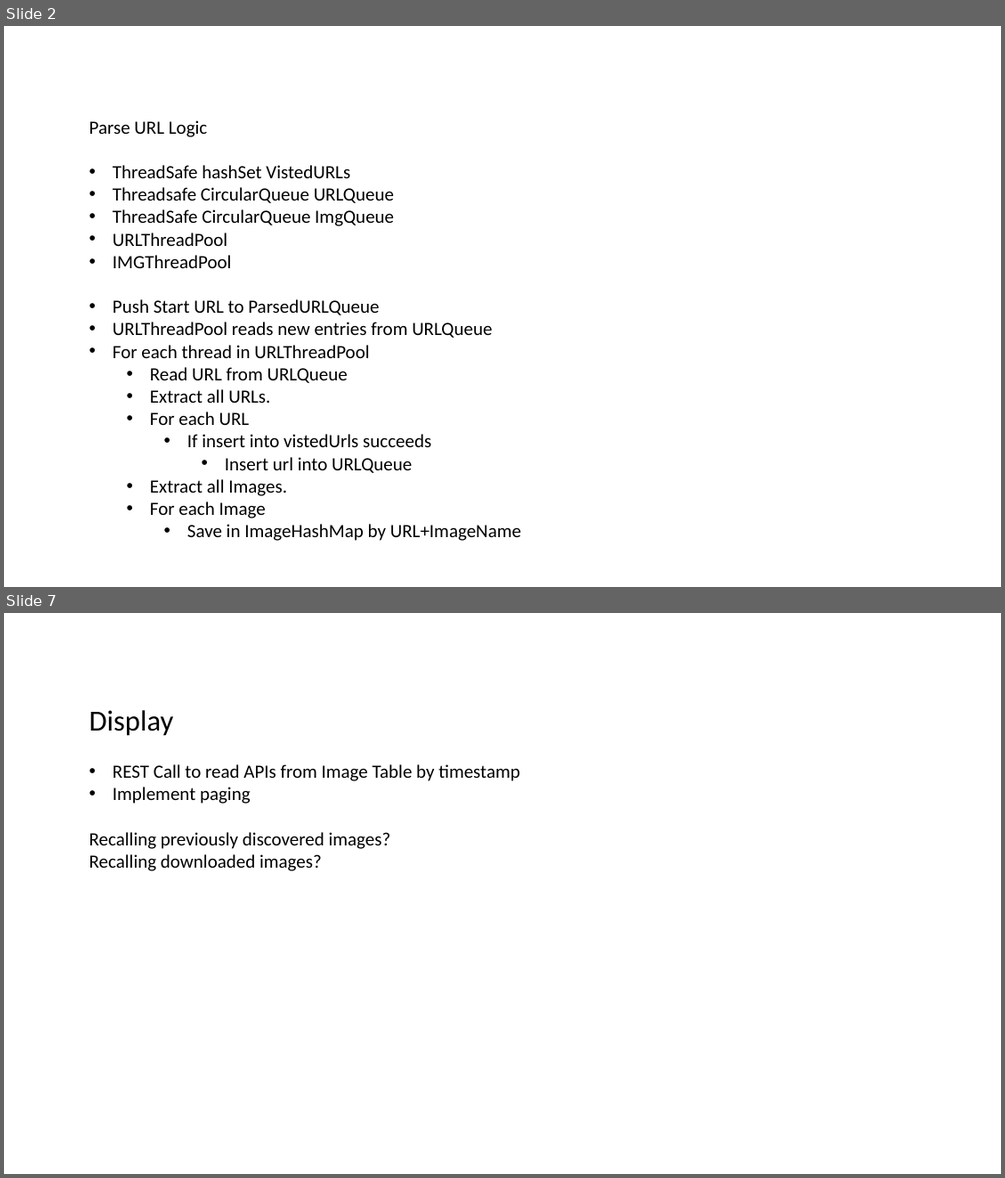
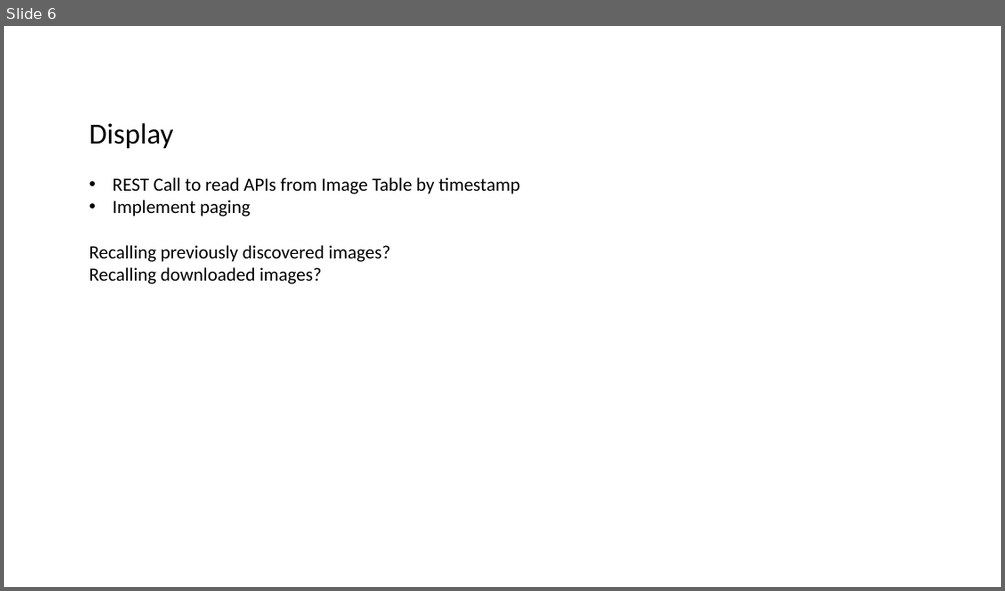
Before and after one commit to datim/squid, a slide deck: docs/design.pptx. Shown one above the other, each under a label of ours: slides 2 and 7 before the commit, slide 6 after it; the slides between them are not shown. The pictures are 1005x1178 and 1005x591 pixels, drawn with LibreOffice and Linux fonts; fonts in the diff are those of the drawing. Boxes give left, top, right and bottom in pixels: in the first picture for what was removed or moved away, otherwise in the second. Text is boxed around its words. In the diff, an @@ line names an element or a change of style, - is before the commit and + after.

```diff
--- a/docs/design.pptx
+++ b/docs/design.pptx
@@ slide 2 removed at (4,26,1001,587), background #FFFFFF @@
@@ text removed at (89,120,521,540) @@
-Parse URL Logic
-• ThreadSafe hashSet VistedURLs
-• Threadsafe CircularQueue URLQueue
-• ThreadSafe CircularQueue ImgQueue
-• URLThreadPool
-• IMGThreadPool
-• Push Start URL to ParsedURLQueue
-• URLThreadPool reads new entries from URLQueue
-• For each thread in URLThreadPool
-  • Read URL from URLQueue
-  • Extract all URLs.
-  • For each URL
-    • If insert into vistedUrls succeeds
-      • Insert url into URLQueue
-  • Extract all Images.
-  • For each Image
-    • Save in ImageHashMap by URL+ImageName
@@ what was slide 7 is now slide 6 @@
```
Also in this commit, not shown: 3 slides changed, 2 slides added, 2 other slides removed, 7 other files.
